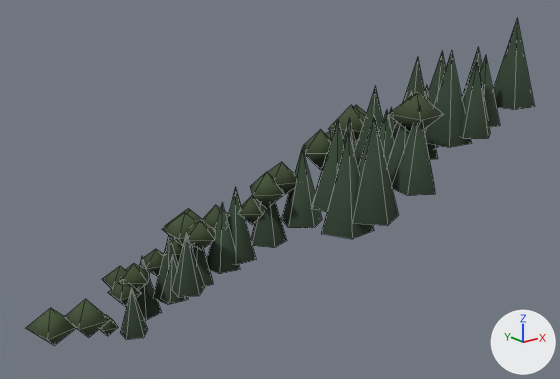
The glTF model game/assets/models/world/canopy_near_0_7.glb: old version first, new version second.
Before and after are seen from a camera (50 mm lens) standing at (-77.7, -98.2, 136.2) and looking at (2.1, 1.6, 96.2). The lights are fixed; the arrows at lower right show +X, +Y and +Z. The older version comes first. Mesh edges are drawn as thin lines.

In view in the first picture: 'canopy_near_0_7'.
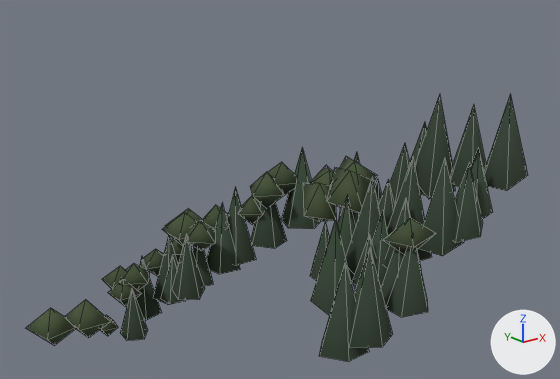
Pixel boxes (x1, y1, x2, y2) of what changed, in the pictures (560 x 379 px; the box of a moved part takes in the faces that stretch with it):
'canopy_near_0_7', reshaped (18% shorter): before (26, 19, 535, 346); after (26, 94, 528, 362)
part 1 of me_canopy_near_0_7, moved or reshaped: before (303, 19, 535, 239); after (303, 94, 528, 362)
part 2 of me_canopy_near_0_7, moved or reshaped: before (202, 221, 215, 239); after (200, 220, 215, 242)

Edits to the bpy script that builds the scene:
```text
Change me_canopy_near_0_7:
    used by ob_canopy_near_0_7; location = (0.0, 0.0, 0.0)
    remove me_canopy_near_0_7.from_pydata(...)  # 360 vertices, 363 faces; spans x -33.3..34.1, y -29.4..34.5, z 64.6..125.6
    add me_canopy_near_0_7.from_pydata(...)  # 360 vertices, 363 faces; spans x -33.3..34.1, y -29.4..34.5, z 64.6..113.5
    me_canopy_near_0_7 part 1: 198 of 360 vertices moved; they spanned x -7.6..34.1, y -29.4..3.0, z 93.8..125.6 and now span x -7.6..34.1, y -29.4..3.0, z 77.0..113.5; mean shift (0.0, 0.0, -13.1); largest move (-3.6, -20.9, 111.4) -> (-3.6, -20.9, 91.5)
    me_canopy_near_0_7 part 2: the 1 vertex in x -1.7, y 16.4, z 83.5 is moved by (0.0, 0.0, -0.7)
    other edits to the shape of me_canopy_near_0_7 do not show in these pictures
```
